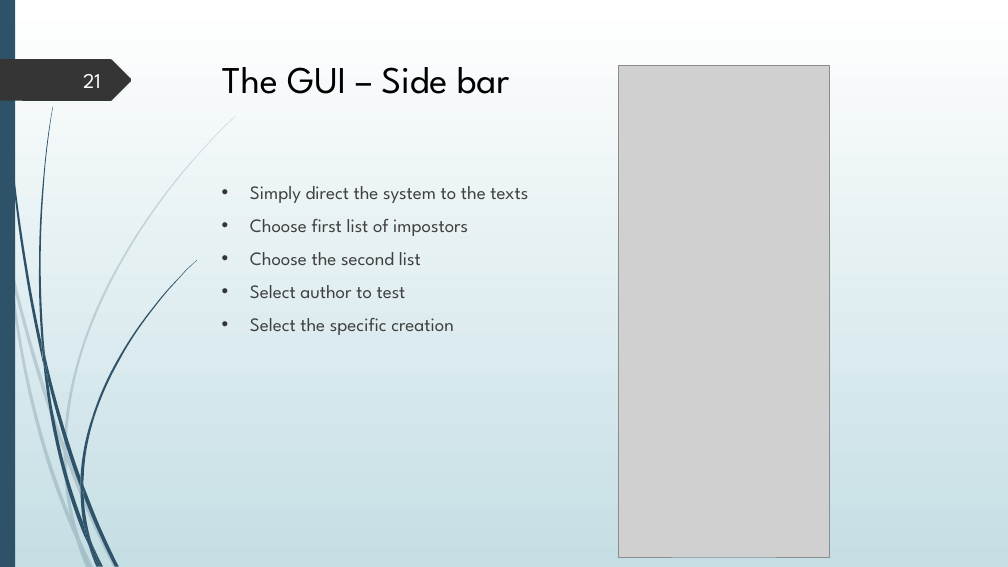
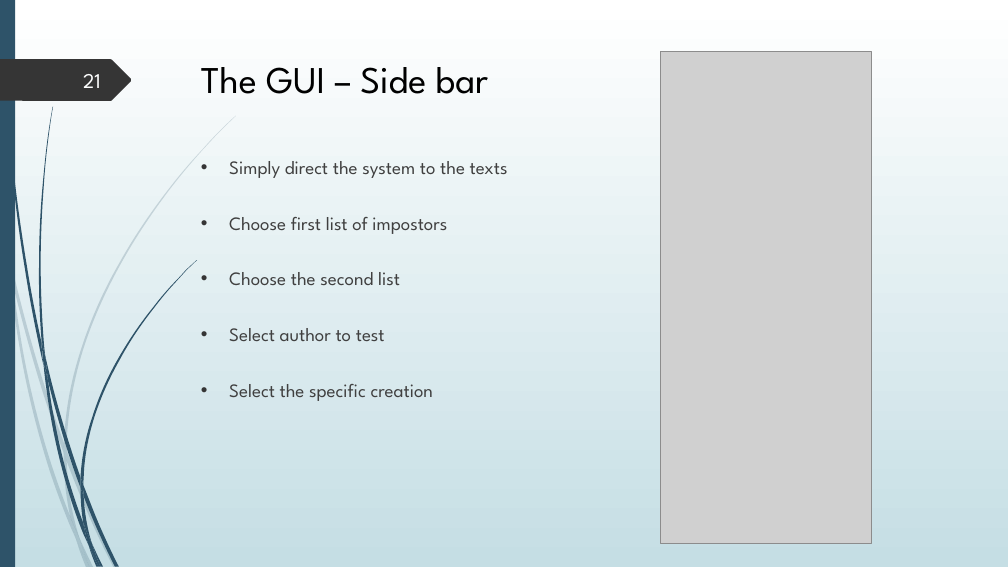
Before and after one commit to kmaltcev/NLP-BiLSTM-model, a slide deck: slide 21 of Capstone Project 21-2-R-13.pptx. Drawn at 1008x567 pixels with LibreOffice and Linux fonts; fonts in the diff are those of the drawing; grey boxes stand for pictures. Boxes give left, top, right and bottom in pixels: in the first picture for what was removed or moved away, otherwise in the second. Text is boxed around its words. In the diff, an @@ line names an element or a change of style, - is before the commit and + after.

```diff
--- a/Capstone Project 21-2-R-13.pptx
+++ b/Capstone Project 21-2-R-13.pptx
@@ title "The GUI – Side bar" moved from (x1=222, y1=67, x2=510, y2=94) to (x1=201, y1=67, x2=489, y2=94) @@
@@ picture moved from (x1=619, y1=65, x2=830, y2=557) to (x1=660, y1=51, x2=871, y2=544) @@
@@ text "Simply direct the system to ..." moved from (x1=250, y1=186, x2=528, y2=335) to (x1=229, y1=161, x2=508, y2=401) @@
@@ text "Simply direct the system to ..." at (x1=229, y1=161, x2=508, y2=401): line spacing 1 to 2 @@
```
Also in this commit, not shown: 14 other slides changed, 9 other files.
